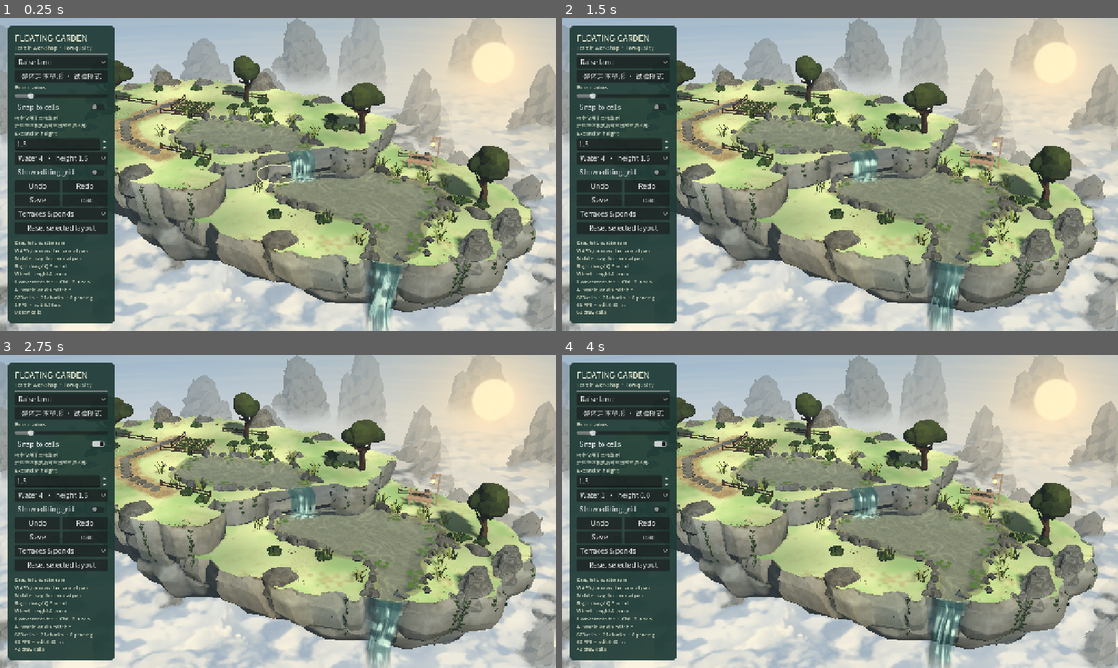
Above: before the commit, frames 1-4 (two rows, left to right).
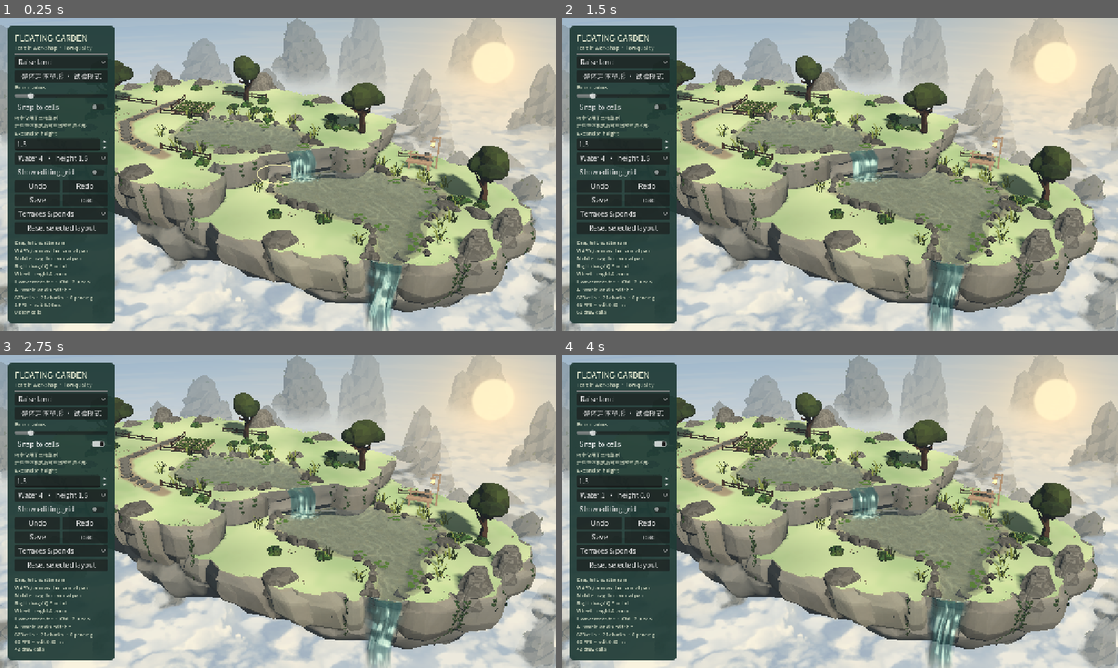
Above: after the commit, the same moments.

Repository: YI1219/Idle_and_incremental_game
Game: Godot game, scene res://scenes/terrain_editor.tscn
Same seed, same stepped clock (60 frames per second), same inputs: the game is played once before the commit and once after it.
Inputs:
- Up to frame 1 (0.25 s): no input
- Up to frame 2 (1.5 s): click "Raise land" at 0.5 s; click "整体岩体塑形 · 试验模式" at 1.25 s
- Up to frame 3 (2.75 s): click "Snap to cells" at 2 s
- Up to frame 4 (4 s): click "Water 4 · height 1.5" at 2.75 s; click "Show editing grid" at 3.5 s

The runs differ from the first frame. In frame 1, 1.0% of the frame differs, in the area x 20-96%, y 20-84%; in frame 2, 1.0%; in frame 3, 1.0%; in frame 4, 1.0%.

Commit message:
Quiet courtyard ground and stone joints on the fixed baseline.
Soften grass, path soil, and cliff contact into shared matte blocks without moving the seed 7301 layout or rewriting cliff geometry.

Co-authored-by: YI <YI1219@users.noreply.github.com>

Diff:
--- /dev/null
+++ b/art/baseline/surface_joint/captures.json
@@ -0,0 +1,48 @@
+{
+	"adapter": "llvmpipe (LLVM 20.1.2, 256 bits)",
+	"art_accepted": false,
+	"captures": [
+		{
+			"error": 0,
+			"file": "game.png",
+			"fov": 31.0,
+			"position": "(11.36034, 21.0, 38.61823)",
+			"rotation": "(-27.0, 16.0, 0.0)"
+		},
+		{
+			"error": 0,
+			"file": "whole.png",
+			"fov": 31.0,
+			"position": "(13.27737, 32.0, 52.27853)",
+			"rotation": "(-30.0, 16.0, 0.0)"
+		},
+		{
+			"error": 0,
+			"file": "reverse.png",
+			"fov": 31.0,
+			"position": "(-17.27737, 32.0, -54.27853)",
+			"rotation": "(-30.0, 196.0, 0.0)"
+		},
+		{
+			"error": 0,
+			"file": "close.png",
+			"fov": 31.0,
+			"position": "(-3.793567, 13.0, 16.6444)",
+			"rotation": "(-30.0, 16.0, 0.0)"
+		}
+	],
+	"data_sha256": "687246315c3149d8c375d4d0dbe0c0cec19b3483b3132c935a9834ac00c0294f",
+	"data_unchanged": true,
+	"godot": "4.7.2-stable (official)",
+	"house_absent": true,
+	"phase": 1.25,
+	"renderer": "forward_plus",
+	"resolution": [
+		1280,
+		720
+	],
+	"scene": "res://scenes/terrain_editor.tscn",
+	"seed": 7301,
+	"user_layouts_accessed": false,
+	"valid": true
+}
--- a/scripts/terrain_editor/terrain_models.gd
+++ b/scripts/terrain_editor/terrain_models.gd
@@ -202,8 +202,8 @@
 		var foot:=Vector3(box.position.x+box.size.x*.5,box.position.y,box.position.z+box.size.z*.5)
 		part.pose=Transform3D(basis,-(basis*foot))*part.pose
 		var material:ShaderMaterial=part.mesh.surface_get_material(0)
-		material.set_shader_parameter("dark_color",Vector3(.17,.19,.12))
-		material.set_shader_parameter("light_color",Vector3(.38,.39,.27))
+		material.set_shader_parameter("dark_color",Vector3(.36,.41,.31))
+		material.set_shader_parameter("light_color",Vector3(.52,.57,.44))
 	return parts
 
 func _rock_body_models(seed_value:int,root:bool=false)->Array:
@@ -311,11 +311,11 @@
 			if kind in ["tree_wood","fence"]:tint=Color("79634e") if not name_value.contains("Dark") else Color("615447")
 			elif kind in ["surface_rock","cliff_rock","shore_rock","shore_boulder","shore_pebble","path","rim_outcrop","rim_shelf"]:tint=Color("aaa89b")
 			elif kind=="tree_leaf":tint=Color("697547")
-			elif kind=="bush":tint=Color("73844e")
+			elif kind=="bush":tint=Color("7e9158")
 			elif kind=="vine":tint=Color("68785c")
 			elif kind=="grass" or kind=="reeds":tint=Color("939b72")
 			elif kind=="lily":tint=Color("a8ad55")
-			elif kind=="flower":tint=Color("e2dcc1") if name_value.to_lower().contains("yellow") else Color("788665")
+			elif kind=="flower":tint=Color("d4cbb4") if name_value.to_lower().contains("yellow") else Color("809270")
 			var arrays:Array=node.mesh.surface_get_arrays(surface)
 			var vertices:PackedVector3Array=arrays[Mesh.ARRAY_VERTEX]
 			var indices:PackedInt32Array=arrays[Mesh.ARRAY_INDEX]
--- a/shaders/terrain_editor/cliff_column.gdshader
+++ b/shaders/terrain_editor/cliff_column.gdshader
@@ -32,7 +32,7 @@
 	// Vertical weathering streaks run the height of this body.
 	vec2 q=vec2(local_position.x*6.0+local_position.z*6.0+variation.y*19.0,local_position.y*2.6);
 	float streak=noise_column(q)*.6+noise_column(q*vec2(2.7,1.9)+vec2(4.1,7.3))*.4;
-	stone*=.96+.08*streak;
+	stone*=.988+.024*streak;
 	stone*=mix(.94,1.0,smoothstep(-.85,.25,world_normal.y));
 	// Metres below this body's shoulder; lower facets weather darker.
 	float below=column_origin.y-world_position.y;
--- a/shaders/terrain_editor/ground.gdshader
+++ b/shaders/terrain_editor/ground.gdshader
@@ -6,7 +6,7 @@
 #include "stone_surface.gdshaderinc"
 render_mode cull_disabled;
 uniform bool show_grid = false;
-uniform float cover_relief = .55;
+uniform float cover_relief = .32;
 varying vec3 world_position;
 void vertex(){world_position=(MODEL_MATRIX*vec4(VERTEX,1.0)).xyz;VERTEX.y+=terrain_morph_offset(world_position);}
 void fragment(){
@@ -15,17 +15,18 @@
 	float detail=1.0-smoothstep(.35,1.0,footprint);
 	vec2 slope;
 	vec3 color=ground_cover(world_position,detail,slope);
-	// Exposed crown patches, never a perimeter-distance stroke. Most of the
- // shared cap is turf, including its edge; sparse mineral windows stop inland.
- float patch=gc_noise(p*1.65+vec2(11.0,3.0));
- float exposed=(1.0-COLOR.a)*smoothstep(.70,.83,patch)*(1.0-smoothstep(.04,.20,UV.x));
- color=mix(color,stone_surface(world_position,vec3(0.0,1.0,0.0)),exposed*.8);
+	// Sparse inland windows, never a perimeter stroke. Where the cap thins,
+ // soil leads and stone only tints it, so the opening stays in the lawn family.
+ float patch=gc_noise(p*.85+vec2(11.0,3.0));
+ float exposed=(1.0-COLOR.a)*smoothstep(.62,.88,patch)*(1.0-smoothstep(.04,.28,UV.x));
+ vec3 mineral=stone_surface(world_position,vec3(0.0,1.0,0.0));
+ color=mix(color,mix(tw_soil(p),mineral,.30),exposed*.42);
 	if(show_grid){vec2 grid=abs(fract(p)-0.5);float edge=step(0.486,max(grid.x,grid.y));color=mix(color,vec3(0.91,0.95,0.66),edge*0.35);}
 	ALBEDO=color*COLOR.rgb;
 	vec3 base_normal=normalize(cross(dFdx(world_position),dFdy(world_position)));
  if(base_normal.y<0.0)base_normal=-base_normal;
  vec3 normal_world=normalize(base_normal+vec3(-slope.x*cover_relief*detail,0.0,-slope.y*cover_relief*detail));
 	NORMAL=normalize((VIEW_MATRIX*vec4(normal_world,0.0)).xyz);
-	ROUGHNESS=0.95;
-	SPECULAR=.30;
+	ROUGHNESS=0.96;
+	SPECULAR=.14;
 }
--- a/shaders/terrain_editor/rim_green.gdshader
+++ b/shaders/terrain_editor/rim_green.gdshader
@@ -14,8 +14,7 @@
 void fragment(){
  vec2 slope;
  vec3 green=ground_cover(world_position,.65,slope);
- float fleck=gc_noise(world_position.xz*19.0+world_position.y*7.0);
- ALBEDO=green*(.97+.06*fleck);
+ ALBEDO=green;
  vec3 up=(VIEW_MATRIX*vec4(0.0,1.0,0.0,0.0)).xyz;
  NORMAL=normalize(mix(NORMAL,up,.35));
  // Leaf roots share lawn relief; upper leaves keep their curved lighting.
--- a/shaders/terrain_editor/shore.gdshader
+++ b/shaders/terrain_editor/shore.gdshader
@@ -17,11 +17,11 @@
  vec3 earth=wet_bank_earth(world_position);
  earth*=mix(1.0,.78,wet);
  vec3 damp=wet_bank_material(world_position);
- float cover=smoothstep(.12,.95,COLOR.a*(.70+.45*gc_noise(p*4.0)));
- // Small remnants interrupt the dry bank edge. Only above-water soil can
+ float cover=smoothstep(.20,.82,COLOR.a*(.78+.22*gc_noise(p*1.5)));
+ // Soft grass clumps interrupt the dry bank. Only above-water soil can
  // retain ground cover; the submerged substrate stays mineral/earth.
  float above=smoothstep(-.01,.025,world_position.y-UV.x);
- float remnants=smoothstep(.56,.82,gc_noise(p*7.8)*.65+gc_noise(p*17.3+vec2(9.1,3.2))*.35)*(.25+.75*gc_noise(p*.85));
+ float remnants=smoothstep(.58,.86,gc_noise(p*2.4)*.70+gc_noise(p*4.6+vec2(9.1,3.2))*.30)*(.40+.60*gc_noise(p*.55));
  float exposed=max(cover,wet*.90)*(1.0-remnants*.45*above);
  ALBEDO=mix(grass,mix(earth,damp,wet),exposed);
  vec3 n=normalize(vec3(-slope.x*.2,1.0,-slope.y*.2));
Binary file added: art/baseline/surface_joint/before/close.png
Not shown, added: art/baseline/surface_joint/before/close.png.import
Binary file added: art/baseline/surface_joint/before/game.png
Not shown, added: art/baseline/surface_joint/before/game.png.import
Binary file added: art/baseline/surface_joint/before/reverse.png
Not shown, added: art/baseline/surface_joint/before/reverse.png.import
Binary file added: art/baseline/surface_joint/before/whole.png
Not shown, added: art/baseline/surface_joint/before/whole.png.import
Binary file added: art/baseline/surface_joint/close.png
Not shown, added: art/baseline/surface_joint/close.png.import
Binary file added: art/baseline/surface_joint/game.png
Not shown, added: art/baseline/surface_joint/game.png.import
(and 11 more such lines)
